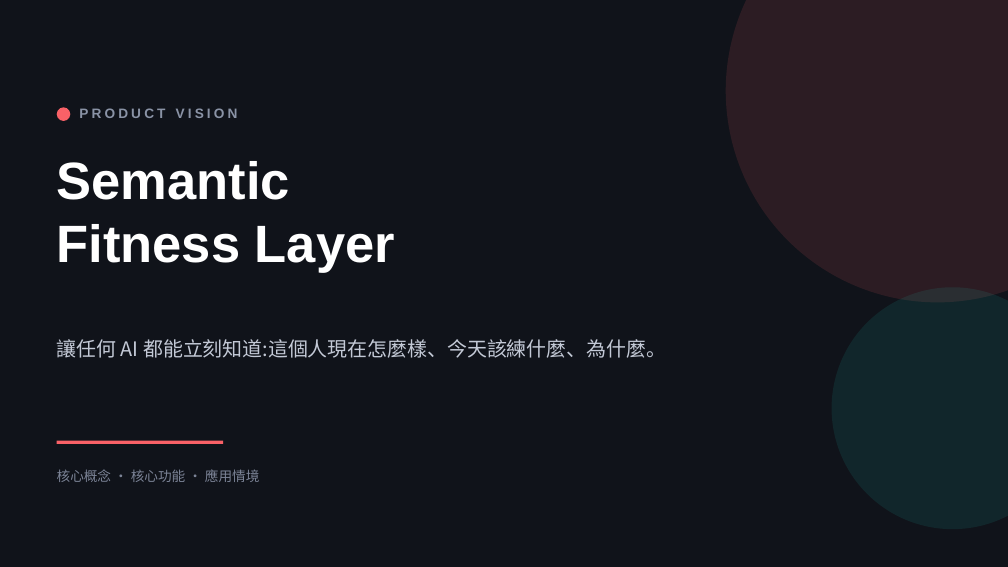
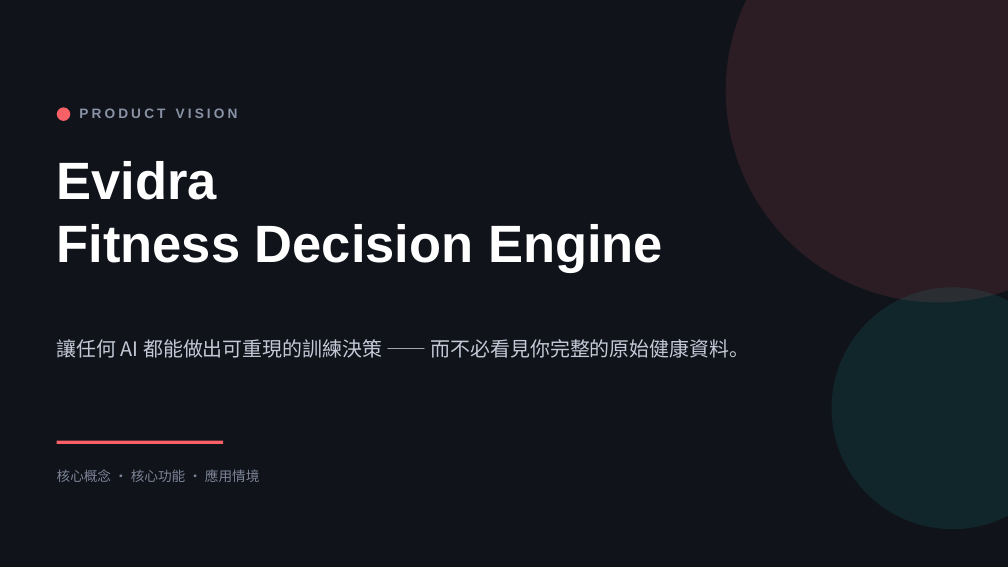
Before and after one commit to henryyeh182/evidra, a slide deck: slide 1 of docs/Fitness-MCP-Product-Vision.pptx. Drawn at 1008x567 pixels with LibreOffice and Linux fonts; fonts in the diff are those of the drawing. Boxes give left, top, right and bottom in pixels: in the first picture for what was removed or moved away, otherwise in the second. Text is boxed around its words. In the diff, an @@ line names an element or a change of style, - is before the commit and + after.

```diff
--- a/docs/Fitness-MCP-Product-Vision.pptx
+++ b/docs/Fitness-MCP-Product-Vision.pptx
@@ text at [57, 161, 663, 273]: text changed @@
-Semantic
-Fitness Layer
+Evidra
+Fitness Decision Engine
@@ text at [57, 339, 749, 358]: text changed @@
-讓任何 AI 都能立刻知道:這個人現在怎麼樣、今天該練什麼、為什麼。
+讓任何 AI 都能做出可重現的訓練決策 —— 而不必看見你完整的原始健康資料。
```
Also in this commit, not shown: 22 other slides changed, 6 slides added, 3 slides removed.
